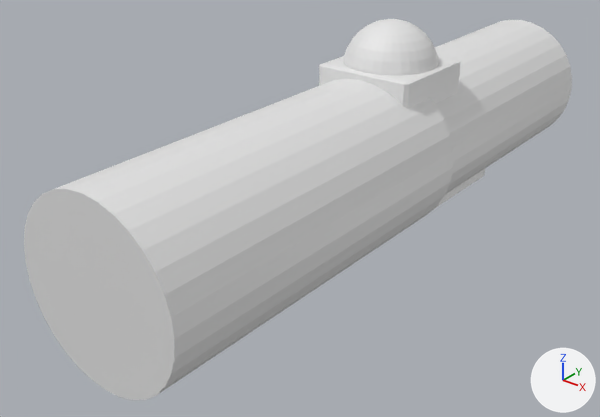
One commit to the FBX model Assets/GMTK/Meshes/gun.fbx: the scene before it, then after it.
Camera for both pictures: a 50 mm lens placed at (21.0, -35.8, 19.1), pointed at (-1.6, -7.6, 1.6). The lights are fixed; the arrows at lower right show +X, +Y and +Z.

Before the edit, the objects in view are built like this:
```python
me_cube_003 = bpy.data.meshes.new('Cube.003')
me_cube_003.from_pydata(...)  # 658 vertices, 662 faces; spans x -4.0..4.0, y -21.0..11.9, z -1.0..10.0
ob_cube_001 = bpy.data.objects.new('Cube.001', me_cube_003)
ob_cube_001.location = (0.0, 0.0, 0.0)
```
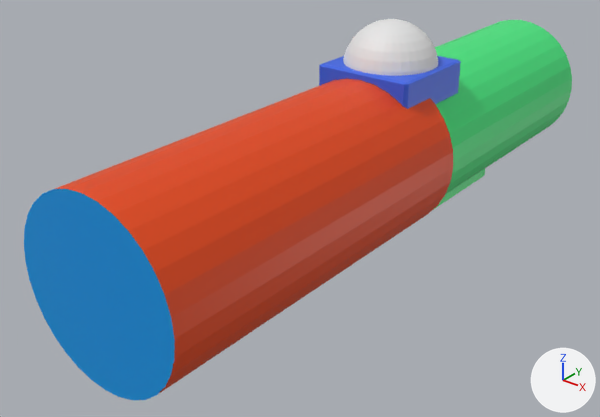
The newer file is also rescaled (x0.04) as a whole; pictures and numbers use the older file's frame.

Location of each change, (x1, y1, x2, y2) in pixels of the pictures (600 x 417 px):
part 1 of me_cube_003, recoloured: (55, 78, 453, 395) in both
part 2 of me_cube_003, recoloured (white to blue): (319, 56, 461, 109) in both
part 3 of me_cube_003, recoloured (white to green): (433, 20, 572, 210) in both
part 4 of me_cube_003, recoloured (white to blue): (24, 189, 175, 400) in both

The change, as a diff of the scene's bpy script:
```diff
--- a/Assets/GMTK/Meshes/gun.fbx.py
+++ b/Assets/GMTK/Meshes/gun.fbx.py
@@ mat_stockrim @@
+mat_stockrim = principled_material('StockRim')
+mat_stockrim.base_color = (0.00498, 0.8, 0.0)  # green #10e700
@@ mat_stock1 @@
+mat_stock1 = principled_material('Stock1')
+mat_stock1.base_color = (0.8, 0.063, 0.0)  # orange #e74700
@@ mat_ends @@
+mat_ends = principled_material('Ends')
+mat_ends.base_color = (0.0, 0.308, 0.8)  # blue #0097e7
@@ mat_stand @@
+mat_stand = principled_material('Stand')
+mat_stand.base_color = (0.0406, 0.128, 0.8)  # blue #3964e7
@@ mat_stock2 @@
+mat_stock2 = principled_material('Stock2')
+mat_stock2.base_color = (0.0553, 0.8, 0.21)  # green #42e77e
@@ mat_dome @@
+mat_dome = principled_material('Dome')
+mat_dome.base_color = (0.8, 0.8, 0.8)  # white #e7e7e7
@@ me_cube_003 @@
 me_cube_003.from_pydata(...)  # 658 vertices, 662 faces; spans x -4.0..4.0, y -21.0..11.9, z -1.0..10.0
 # used by ob_cube_001; location = (0.0, 0.0, 0.0)
+# me_cube_003 part 1: all 32 faces centred in x -4.0..4.0, y -12.0, z -0.3..7.6 switch from no material to mat_stock1 (orange #e74700)
+# me_cube_003 part 2: 26 of the faces centred in x -2.5..2.5, y -5.2..-0.2, z 6.0..8.0 switch from no material to mat_stand (blue #3964e7)
+# me_cube_003 part 3: all 49 faces centred in x -3.6..3.6, y 0.0..7.0, z -1.0..7.3 switch from no material to mat_stock2 (green #43e77e)
+# me_cube_003 part 4: all 2 faces centred in x 0.0, y -21.0..11.9, z 3.7 switch from no material to mat_ends (blue #0097e7)
+me_cube_003.materials.append(mat_dome)  # white #e7e7e7
+me_cube_003.materials.append(mat_stockrim)  # green #10e700
```
